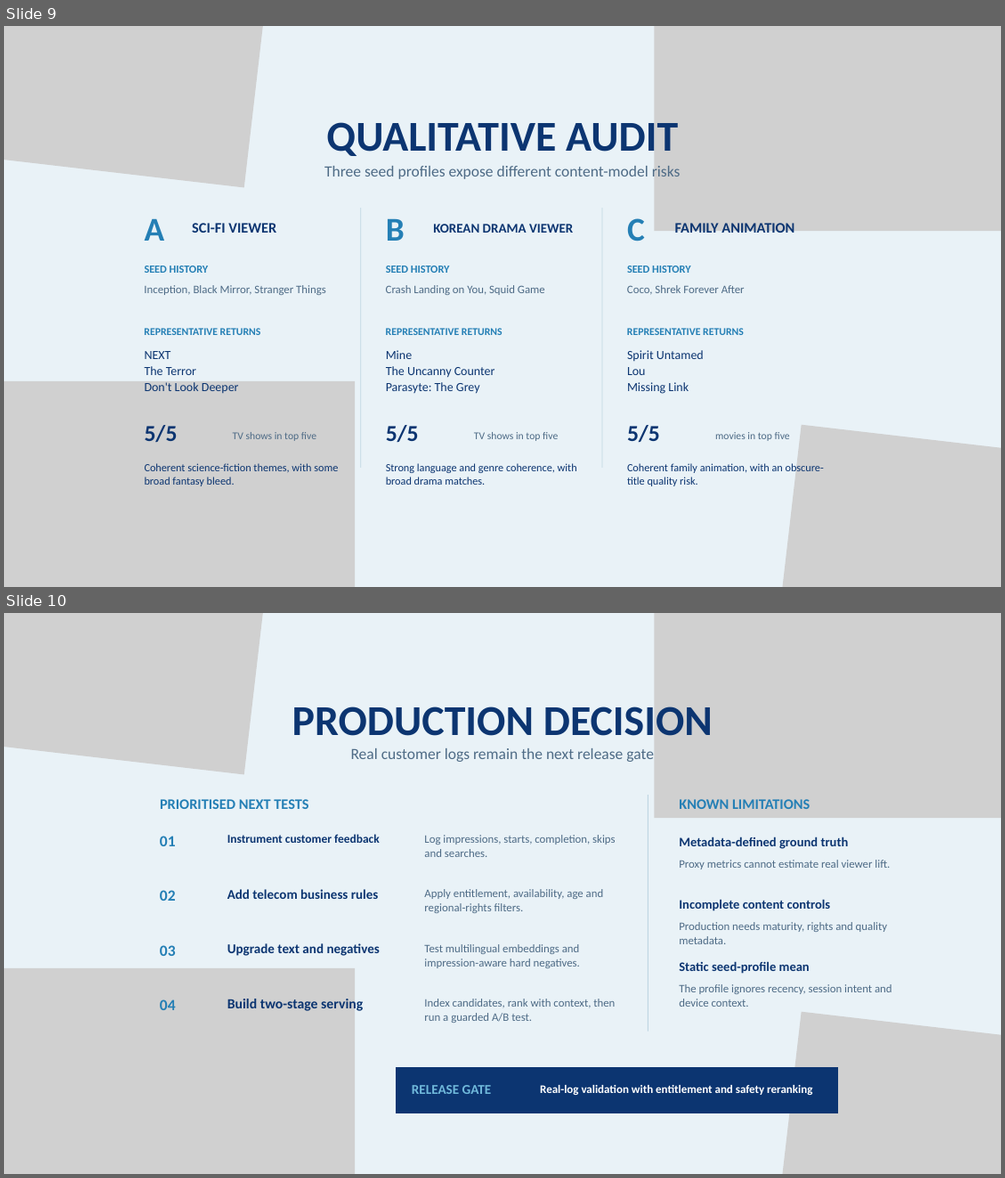
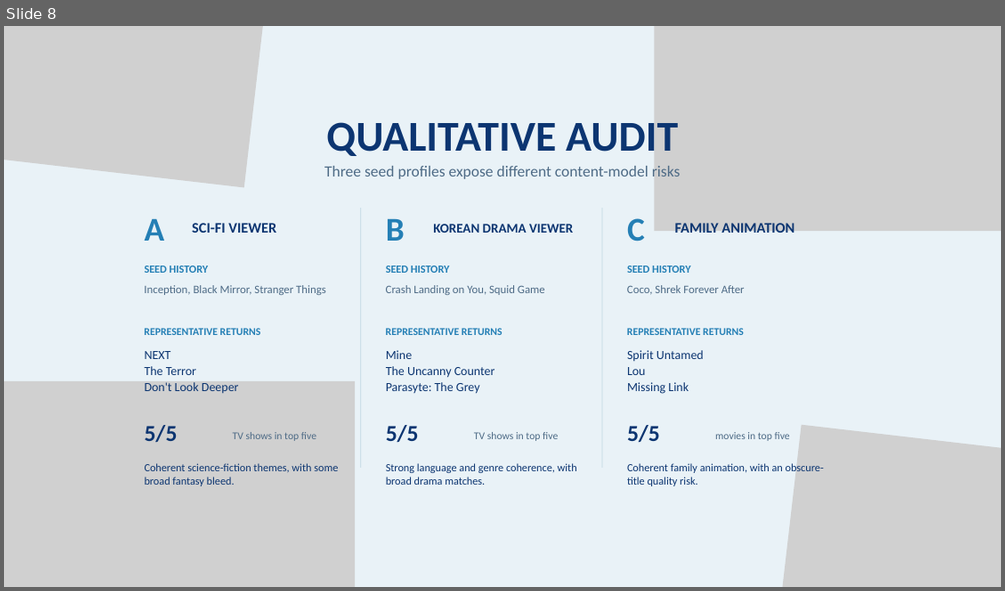
Before and after one commit to KittituchW/DS_assignment, a slide deck: slide/Kittituch_Wongwatcharapaiboon_Senior_DS_Assignment_Final.pptx. Shown one above the other, each under a label of ours: slides 9 and 10 before the commit, slide 8 after it. The pictures are 1005x1178 and 1005x591 pixels, drawn with LibreOffice and Linux fonts; fonts in the diff are those of the drawing; grey boxes stand for pictures. Boxes give left, top, right and bottom in pixels: in the first picture for what was removed or moved away, otherwise in the second. Text is boxed around its words. In the diff, an @@ line names an element or a change of style, - is before the commit and + after.

```diff
--- a/slide/Kittituch_Wongwatcharapaiboon_Senior_DS_Assignment_Final.pptx
+++ b/slide/Kittituch_Wongwatcharapaiboon_Senior_DS_Assignment_Final.pptx
@@ slide 10 removed at (4, 613, 1001, 1174), background #E9F2F7 @@
@@ picture removed at (4, 613, 282, 774) @@
@@ picture removed at (654, 613, 1001, 818) @@
@@ picture removed at (847, 613, 1001, 828) @@
@@ text removed at (292, 706, 712, 736) @@
-PRODUCTION DECISION
@@ text removed at (351, 748, 654, 762) @@
-Real customer logs remain the next release gate
@@ text removed at (160, 799, 308, 809) @@
-PRIORITISED NEXT TESTS
@@ line removed from (648, 795) to (648, 1031) @@
@@ text removed at (679, 799, 809, 809) @@
-KNOWN LIMITATIONS
@@ text removed at (160, 835, 176, 846) @@
-01
@@ text removed at (227, 834, 380, 843) @@
-Instrument customer feedback
@@ text removed at (424, 835, 615, 857) @@
-Log impressions, starts, completion, skips and searches.
@@ text removed at (679, 836, 849, 849) @@
-Metadata-defined ground truth
@@ text removed at (679, 860, 890, 869) @@
-Proxy metrics cannot estimate real viewer lift.
@@ text removed at (160, 890, 176, 900) @@
-02
@@ text removed at (227, 889, 379, 899) @@
-Add telecom business rules
@@ text removed at (424, 889, 604, 913) @@
-Apply entitlement, availability, age and regional-rights filters.
@@ text removed at (679, 899, 831, 911) @@
-Incomplete content controls
@@ text removed at (679, 922, 887, 944) @@
-Production needs maturity, rights and quality metadata.
@@ text removed at (160, 945, 176, 956) @@
-03
@@ text removed at (227, 943, 380, 956) @@
-Upgrade text and negatives
@@ text removed at (424, 944, 580, 968) @@
-Test multilingual embeddings and impression-aware hard negatives.
@@ picture removed at (4, 968, 355, 1174) @@
@@ text removed at (679, 961, 809, 973) @@
-Static seed-profile mean
@@ text removed at (679, 984, 892, 1006) @@
-The profile ignores recency, session intent and device context.
@@ text removed at (160, 999, 176, 1010) @@
-04
@@ text removed at (227, 998, 363, 1011) @@
-Build two-stage serving
@@ text removed at (424, 998, 615, 1022) @@
-Index candidates, rank with context, then run a guarded A/B test.
@@ picture removed at (763, 1012, 1001, 1174) @@
@@ picture removed at (4, 1033, 253, 1174) @@
@@ rectangle removed at (396, 1067, 837, 1113) @@
@@ text removed at (412, 1085, 492, 1094) @@
-RELEASE GATE
@@ text removed at (540, 1085, 812, 1094) @@
-Real-log validation with entitlement and safety reranking
@@ what was slide 9 is now slide 8 @@
```
Also in this commit, not shown: 1 slide changed, 1 slide added, 2 other slides removed.
